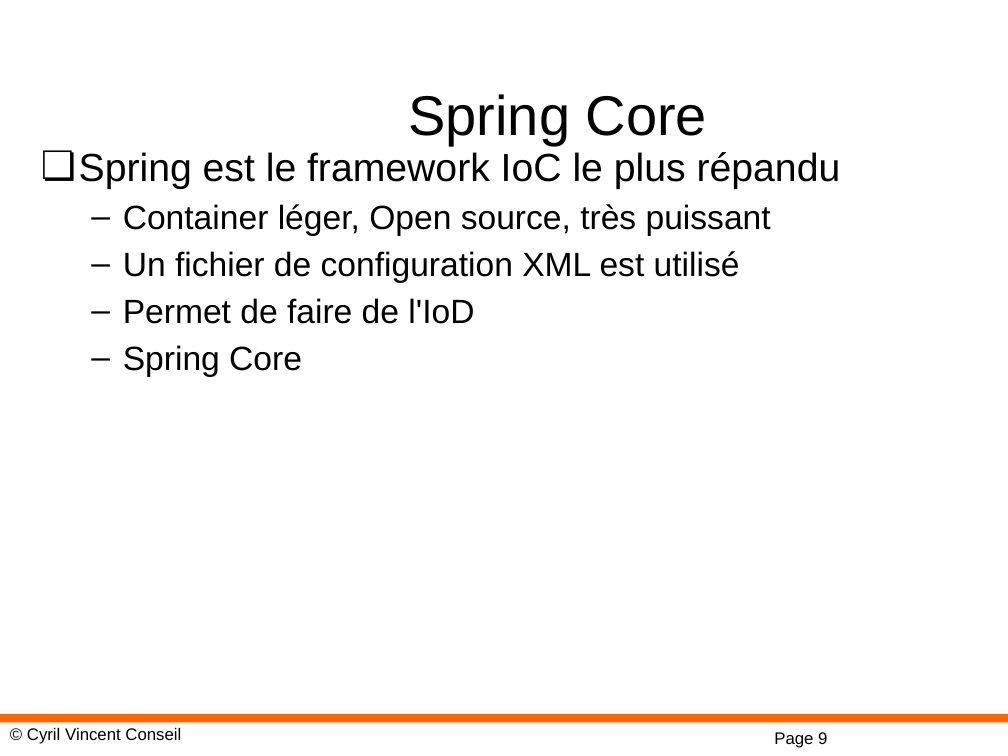
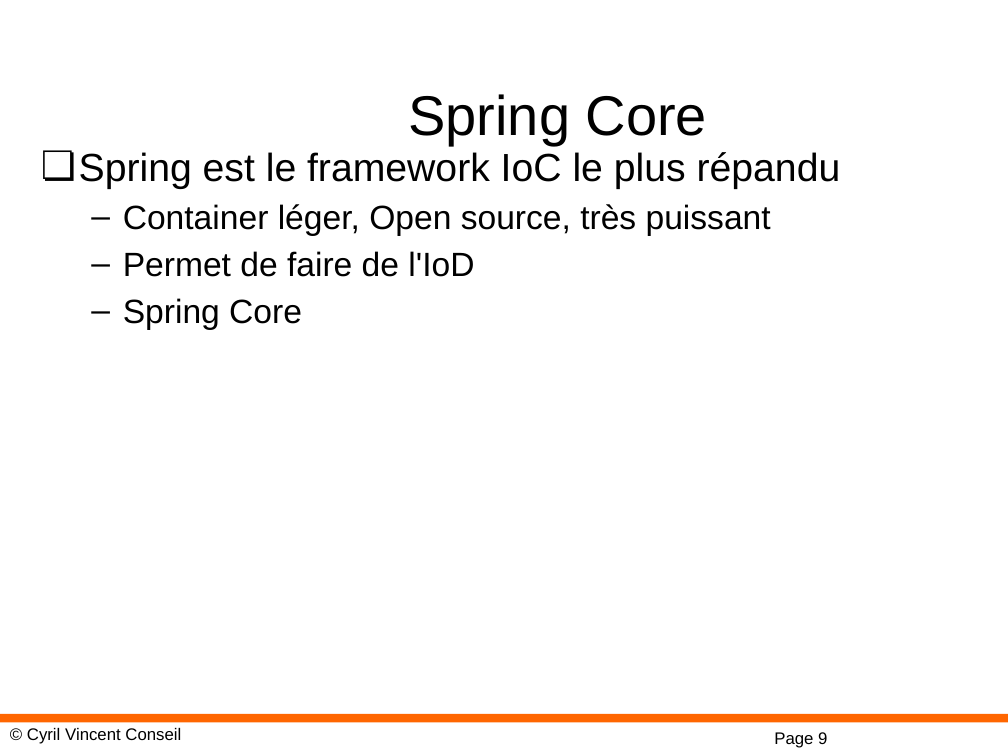
Before and after one commit to cyrilvincent/spring, a slide deck: slide 9 of ppt/04-IoC.pptx. Drawn at 1008x756 pixels with LibreOffice and Linux fonts; fonts in the diff are those of the drawing; background and template pictures are left out. Boxes give left, top, right and bottom in pixels: in the first picture for what was removed or moved away, otherwise in the second. Text is boxed around its words. In the diff, an @@ line names an element or a change of style, - is before the commit and + after.

```diff
--- a/ppt/04-IoC.pptx
+++ b/ppt/04-IoC.pptx
@@ text at <box>123,251,740,283</box>: paragraph removed @@
-  – Un fichier de configuration XML est utilisé
```
Also in this commit, not shown: 7 other files.
